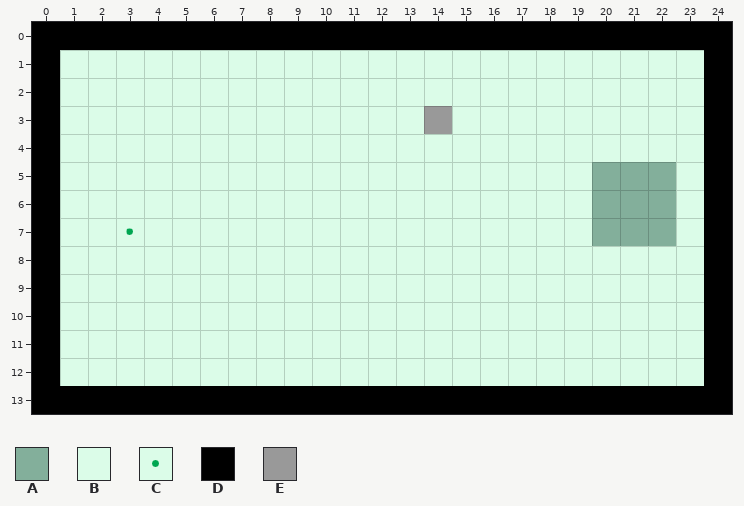
Level history. Tiled map: res/tilemaps/synth8.tmx. The picture above is the old version.
Cells are 32x32 px. Shown: x 0..24, y 0..13.
Key: from "foreground2": A 0, B 1, C 2 "dirt", D 18, E 21.
_ is an empty cell.
Layer "physics" before, first column x 0:
 0 DDDDDDDDDDDDDDDDDDDDDDDDD
 1 DBBBBBBBBBBBBBBBBBBBBBBBD
 2 DBBBBBBBBBBBBBBBBBBBBBBBD
 3 DBBBBBBBBBBBBBEBBBBBBBBBD
 4 DBBBBBBBBBBBBBBBBBBBBBBBD
 5 DBBBBBBBBBBBBBBBBBBBAAABD
 6 DBBBBBBBBBBBBBBBBBBBAAABD
 7 DBBCBBBBBBBBBBBBBBBBAAABD
 8 DBBBBBBBBBBBBBBBBBBBBBBBD
 9 DBBBBBBBBBBBBBBBBBBBBBBBD
10 DBBBBBBBBBBBBBBBBBBBBBBBD
11 DBBBBBBBBBBBBBBBBBBBBBBBD
12 DBBBBBBBBBBBBBBBBBBBBBBBD
13 DDDDDDDDDDDDDDDDDDDDDDDDD
After:
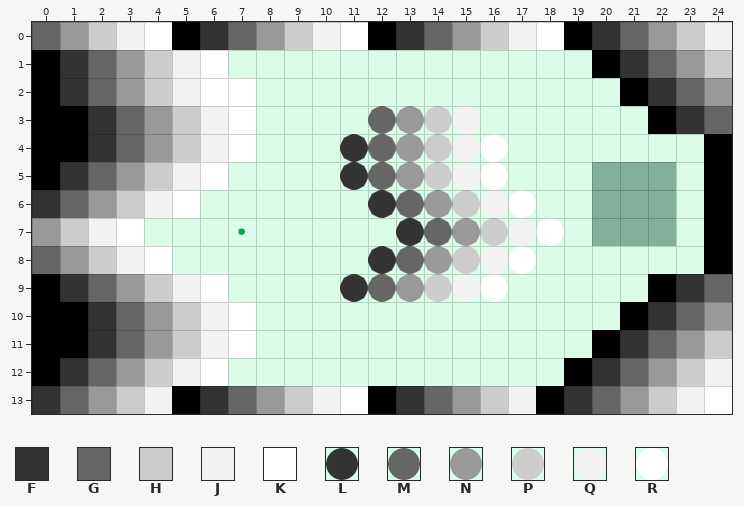
Further tiles: from "foreground2": F 19, G 20, H 22, J 23, K 24, L 37, M 38, N 39, P 40, Q 41, R 42.
Difference:
{"where": "layer \"physics\""}
{"y":0,"x":0,"old":"DDDDD","new":"GEHJK"}
{"y":0,"x":6,"old":"DDDDDD","new":"FGEHJK"}
{"y":0,"x":13,"old":"DDDDDD","new":"FGEHJK"}
{"y":0,"x":20,"old":"DDDDD","new":"FGEHJ"}
{"y":1,"x":1,"old":"BBBBBB","new":"FGEHJK"}
{"y":1,"x":20,"old":"BBBBD","new":"DFGEH"}
{"y":2,"x":1,"old":"BBBBBBB","new":"FGEHJKK"}
{"y":2,"x":21,"old":"BBBD","new":"DFGE"}
{"y":3,"x":1,"old":"BBBBBBB","new":"DFGEHJK"}
{"y":3,"x":12,"old":"BBEB","new":"MNPQ"}
{"y":3,"x":22,"old":"BBD","new":"DFG"}
{"y":4,"x":1,"old":"BBBBBBB","new":"DFGEHJK"}
{"y":4,"x":11,"old":"BBBBBB","new":"LMNPQR"}
{"y":5,"x":1,"old":"BBBBBB","new":"FGEHJK"}
{"y":5,"x":11,"old":"BBBBBB","new":"LMNPQR"}
{"y":6,"x":0,"old":"DBBBBB","new":"FGEHJK"}
{"y":6,"x":12,"old":"BBBBBB","new":"LMNPQR"}
{"y":7,"x":0,"old":"DBBC","new":"EHJK"}
{"y":7,"x":7,"old":"B","new":"C"}
{"y":7,"x":13,"old":"BBBBBB","new":"LMNPQR"}
{"y":8,"x":0,"old":"DBBBB","new":"GEHJK"}
{"y":8,"x":12,"old":"BBBBBB","new":"LMNPQR"}
{"y":9,"x":1,"old":"BBBBBB","new":"FGEHJK"}
{"y":9,"x":11,"old":"BBBBBB","new":"LMNPQR"}
{"y":9,"x":22,"old":"BBD","new":"DFG"}
{"y":10,"x":1,"old":"BBBBBBB","new":"DFGEHJK"}
{"y":10,"x":21,"old":"BBBD","new":"DFGE"}
{"y":11,"x":1,"old":"BBBBBBB","new":"DFGEHJK"}
{"y":11,"x":20,"old":"BBBBD","new":"DFGEH"}
{"y":12,"x":1,"old":"BBBBBB","new":"FGEHJK"}
{"y":12,"x":19,"old":"BBBBBD","new":"DFGEHJ"}
{"y":13,"x":0,"old":"DDDDD","new":"FGEHJ"}
{"y":13,"x":6,"old":"DDDDDD","new":"FGEHJK"}
{"y":13,"x":13,"old":"DDDDD","new":"FGEHJ"}
{"y":13,"x":19,"old":"DDDDDD","new":"FGEHJK"}
{"label":"changed","picture_box":[32,22,564,414]}
{"label":"changed","picture_box":[592,22,732,134]}
{"label":"changed","picture_box":[564,274,732,414]}
